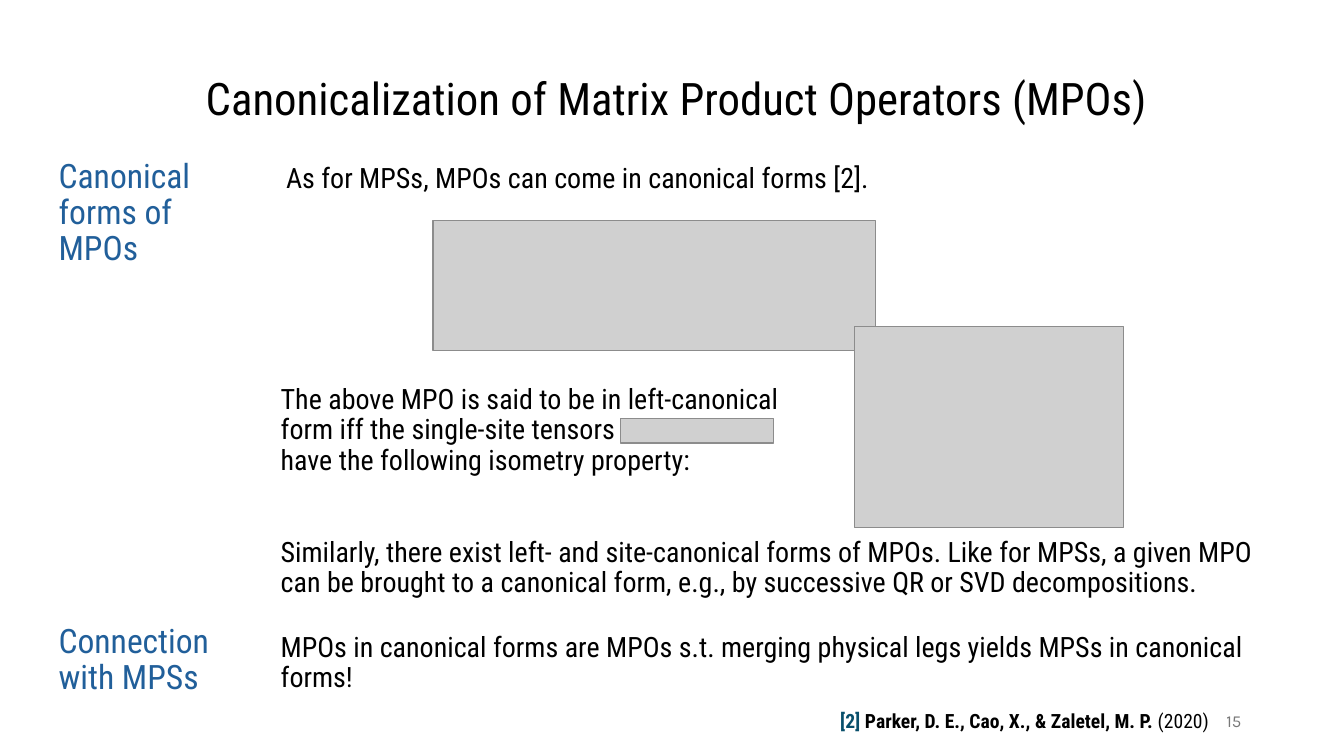
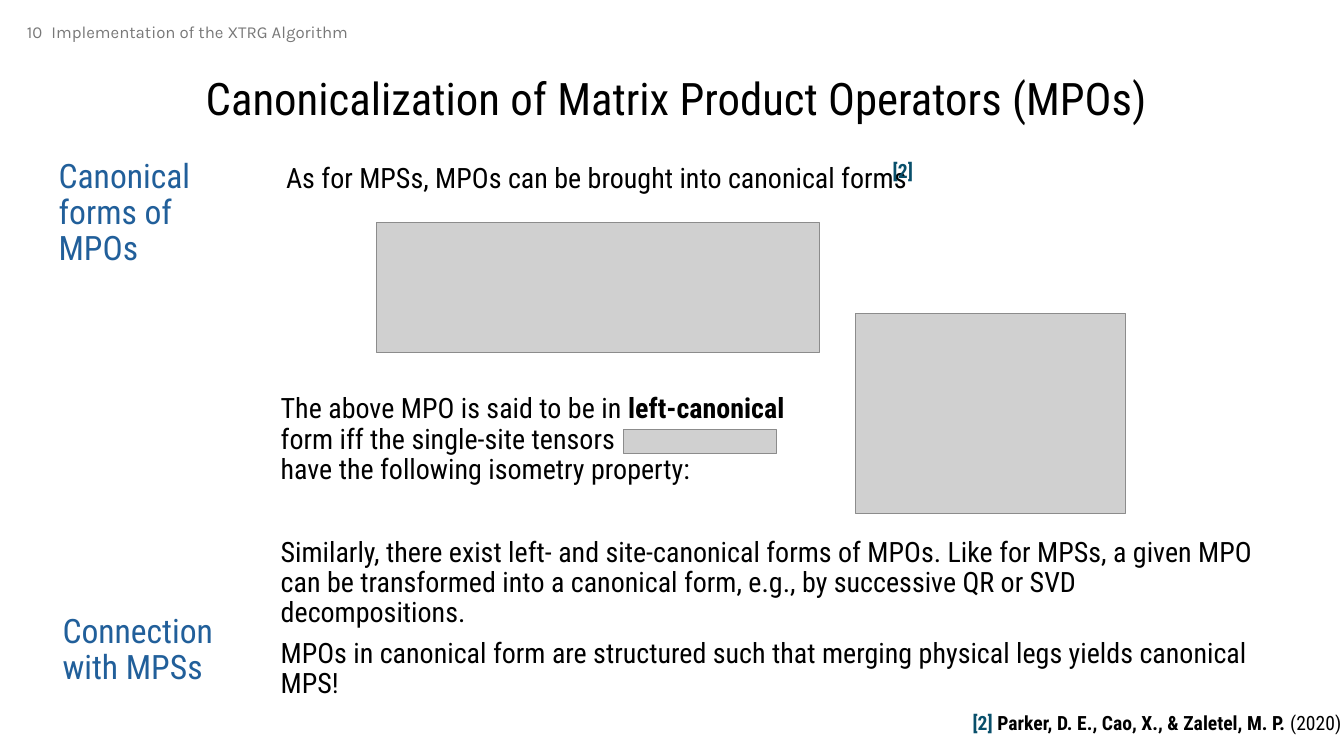
Before and after one commit to MrHighsenberg/XTRG-Algorithm, a slide deck: slide 10 of presentation/Term_Project_XTRG_Presentation.pptx (slide 15 before the commit). Drawn at 1344x756 pixels with LibreOffice and Linux fonts; fonts in the diff are those of the drawing; grey boxes stand for pictures. Boxes give left, top, right and bottom in pixels: in the first picture for what was removed or moved away, otherwise in the second. Text is boxed around its words. In the diff, an @@ line names an element or a change of style, - is before the commit and + after.

```diff
--- a/presentation/Term_Project_XTRG_Presentation.pptx
+++ b/presentation/Term_Project_XTRG_Presentation.pptx
@@ page number added at (x1=27, y1=27, x2=42, y2=38), 12 pt, text #797979 @@
+10
@@ text added at (x1=51, y1=26, x2=348, y2=42), 12 pt, text #797979 @@
+Implementation of the XTRG Algorithm
@@ text at (x1=286, y1=163, x2=906, y2=194): text changed @@
-As for MPSs, MPOs can come in canonical forms [2].
+As for MPSs, MPOs can be brought into canonical forms
@@ text added at (x1=893, y1=160, x2=913, y2=184), 14 pt, text #084F6A, bold @@
+[2]
@@ picture moved from (x1=434, y1=221, x2=876, y2=351) to (x1=377, y1=223, x2=820, y2=353) @@
@@ picture moved from (x1=855, y1=327, x2=1124, y2=527) to (x1=856, y1=314, x2=1125, y2=514) @@
@@ text "The above MPO is said ..." moved from (x1=281, y1=387, x2=778, y2=476) to (x1=281, y1=396, x2=784, y2=485) @@
@@ text "The above MPO is said ..." at (x1=281, y1=396, x2=784, y2=485): bold on in "left-canonical" @@
@@ picture moved from (x1=620, y1=419, x2=773, y2=444) to (x1=623, y1=430, x2=776, y2=454) @@
@@ text at (x1=281, y1=540, x2=1252, y2=628): text changed @@
-Similarly, there exist left- and site-canonical forms of MPOs. Like for MPSs, a given MPO can be brought to a canonical form, e.g., by successive QR or SVD decompositions.
+Similarly, there exist left- and site-canonical forms of MPOs. Like for MPSs, a given MPO can be transformed into a canonical form, e.g., by successive QR or SVD decompositions.
@@ text "Connection with MPSs" moved from (x1=59, y1=628, x2=209, y2=690) to (x1=63, y1=618, x2=213, y2=680) @@
@@ text at (x1=281, y1=641, x2=1247, y2=694): text changed @@
-MPOs in canonical forms are MPOs s.t. merging physical legs yields MPSs in canonical forms!
+MPOs in canonical form are structured such that merging physical legs yields canonical MPS!
@@ text "[2] Parker, D. E., Cao, ..." moved from (x1=840, y1=711, x2=1209, y2=733) to (x1=973, y1=714, x2=1341, y2=734) @@
@@ page number removed at (x1=1226, y1=716, x2=1241, y2=727) @@
-15
```
Also in this commit, not shown: 12 other slides changed, 1 slide added, 3 slides removed, 11 other files.
